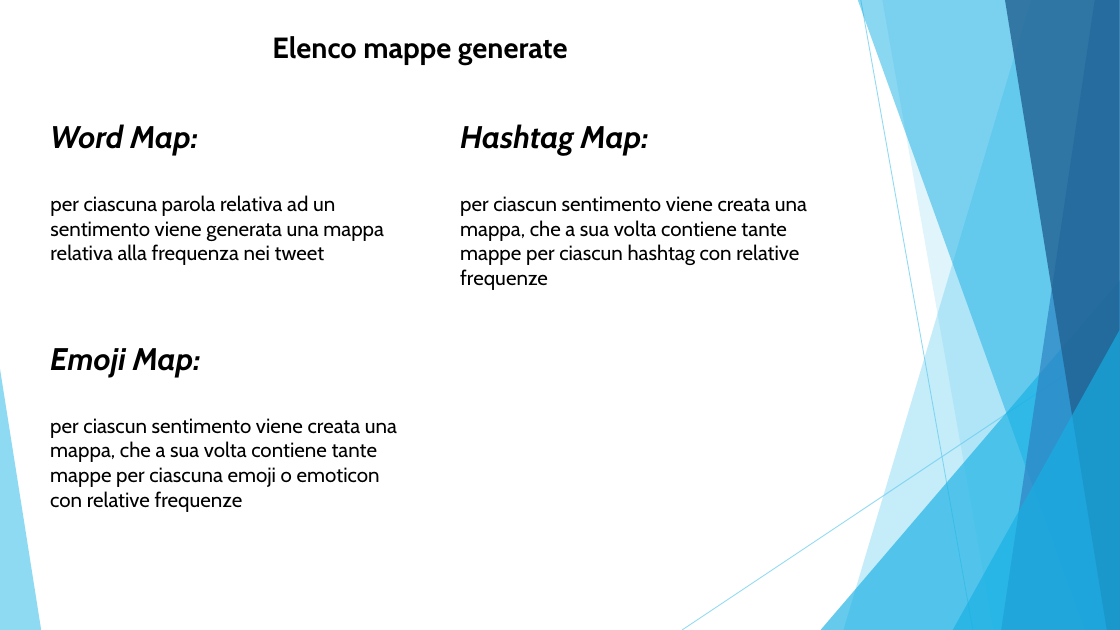
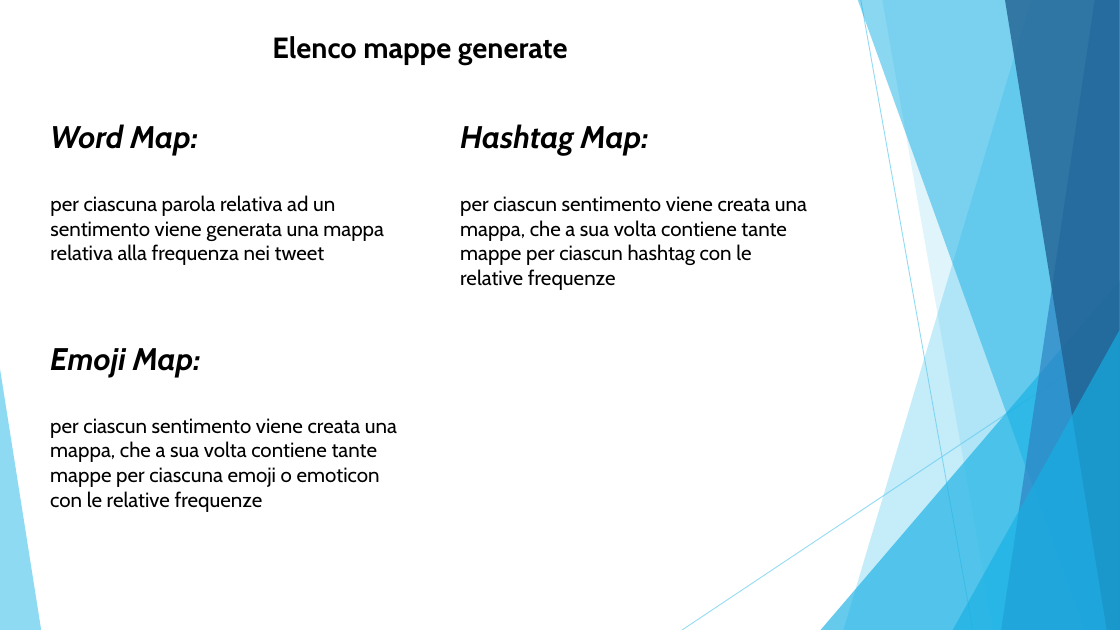
Before and after one commit to moamedterzo/MAADB, a slide deck: slide 6 of Docs/Presentazione.PPTX. Drawn at 1120x630 pixels with LibreOffice and Linux fonts; fonts in the diff are those of the drawing. Boxes give left, top, right and bottom in pixels: in the first picture for what was removed or moved away, otherwise in the second. Text is boxed around its words. In the diff, an @@ line names an element or a change of style, - is before the commit and + after.

```diff
--- a/Docs/Presentazione.PPTX
+++ b/Docs/Presentazione.PPTX
@@ text at <box>460,196,807,290</box>: text changed @@
-per ciascun sentimento viene creata una mappa, che a sua volta contiene tante mappe per ciascun hashtag con relative frequenze
+per ciascun sentimento viene creata una mappa, che a sua volta contiene tante mappe per ciascun hashtag con le relative frequenze
@@ text at <box>50,418,397,512</box>: text changed @@
-per ciascun sentimento viene creata una mappa, che a sua volta contiene tante mappe per ciascuna emoji o emoticon con relative frequenze
+per ciascun sentimento viene creata una mappa, che a sua volta contiene tante mappe per ciascuna emoji o emoticon con le relative frequenze
```
Also in this commit, not shown: 4 other slides changed.
